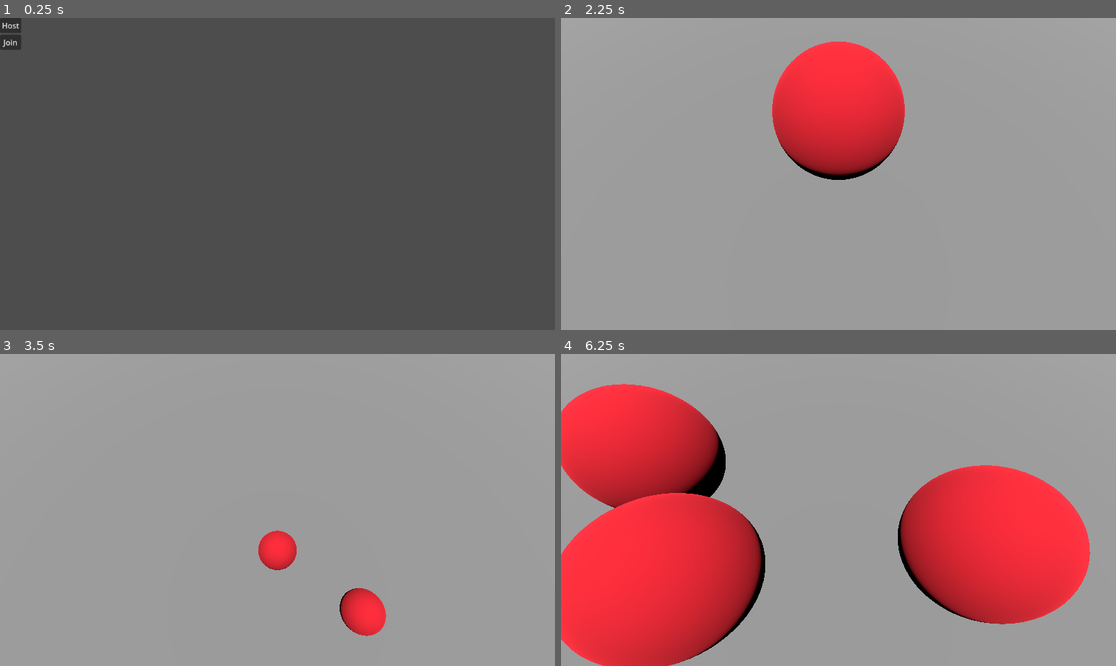
Above: before the commit, frames 1-4 (two rows, left to right).
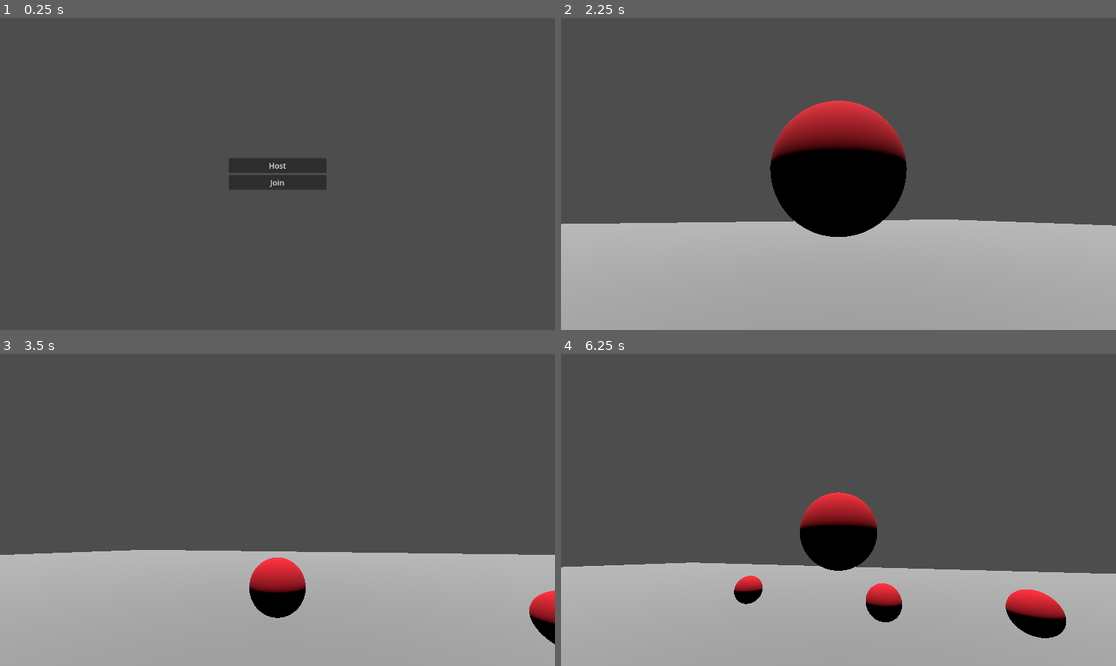
Above: after the commit, the same moments.

Repository: Luca-Umekubo/Product-Design
Game: Godot game, scene res://HomeScreen.tscn
Same seed, same stepped clock (60 frames per second), same inputs: the game is played once before the commit and once after it.
Inputs (mouse positions are in pixels of both pictures, inside the frame that each line leads up to):
- Up to frame 1 (0.25 s): no input
- Up to frame 2 (2.25 s): click "Join" at 0.5 s; click "Join" at 1.25 s; move the mouse to (866, 174) at 2.02 s; hold W (move_forward) from 2.03 s (still down); click (866, 174) at 2.1 s
- Up to frame 3 (3.5 s): keep holding W (move_forward); move the mouse to (249, 510) at 2.77 s; click (249, 510) at 2.85 s
- Up to frame 4 (6.25 s): keep holding W (move_forward); move the mouse to (849, 503) at 3.52 s; click (849, 503) at 3.6 s; move the mouse to (832, 516) at 4.27 s; click (832, 516) at 4.35 s; move the mouse to (877, 513) at 5.02 s; click (877, 513) at 5.1 s; move the mouse to (794, 506) at 5.77 s; click (794, 506) at 5.85 s

The runs differ from the first frame. In frame 1, 1.9% of the frame differs, in the area x 0-59%, y 0-56%; in frame 2, 69%; in frame 3, 71%; in frame 4, 84%, in the area x 0-100%, y 0-100%.

Commit message:
fixed buttons
looks nicer

Diff:
--- a/hyperballz/HomeScreen.tscn
+++ b/hyperballz/HomeScreen.tscn
@@ -4,15 +4,32 @@
 
 [node name="Control" type="Control"]
 layout_mode = 3
-anchors_preset = 0
-offset_right = 40.0
-offset_bottom = 40.0
+anchors_preset = 8
+anchor_left = 0.5
+anchor_top = 0.5
+anchor_right = 0.5
+anchor_bottom = 0.5
+offset_left = -20.0
+offset_top = -20.0
+offset_right = 20.0
+offset_bottom = 20.0
+grow_horizontal = 2
+grow_vertical = 2
 script = ExtResource("1_bu243")
 
 [node name="VBoxContainer" type="VBoxContainer" parent="."]
-layout_mode = 0
-offset_right = 40.0
-offset_bottom = 40.0
+layout_mode = 1
+anchors_preset = 8
+anchor_left = 0.5
+anchor_top = 0.5
+anchor_right = 0.5
+anchor_bottom = 0.5
+offset_left = -101.5
+offset_top = -33.0
+offset_right = 101.5
+offset_bottom = 33.0
+grow_horizontal = 2
+grow_vertical = 2
 alignment = 1
 
 [node name="Host" type="Button" parent="VBoxContainer"]
--- a/hyperballz/LobbySelector.tscn
+++ b/hyperballz/LobbySelector.tscn
@@ -4,15 +4,32 @@
 
 [node name="Control" type="Control"]
 layout_mode = 3
-anchors_preset = 0
-offset_right = 40.0
-offset_bottom = 40.0
+anchors_preset = 8
+anchor_left = 0.5
+anchor_top = 0.5
+anchor_right = 0.5
+anchor_bottom = 0.5
+offset_left = -20.0
+offset_top = -20.0
+offset_right = 20.0
+offset_bottom = 20.0
+grow_horizontal = 2
+grow_vertical = 2
 script = ExtResource("1_llmbd")
 
 [node name="VBoxContainer" type="VBoxContainer" parent="."]
-layout_mode = 0
-offset_right = 40.0
-offset_bottom = 40.0
+layout_mode = 1
+anchors_preset = 8
+anchor_left = 0.5
+anchor_top = 0.5
+anchor_right = 0.5
+anchor_bottom = 0.5
+offset_left = -105.0
+offset_top = -50.5
+offset_right = 105.0
+offset_bottom = 50.5
+grow_horizontal = 2
+grow_vertical = 2
 
 [node name="IPLineEdit" type="LineEdit" parent="VBoxContainer"]
 layout_mode = 2
